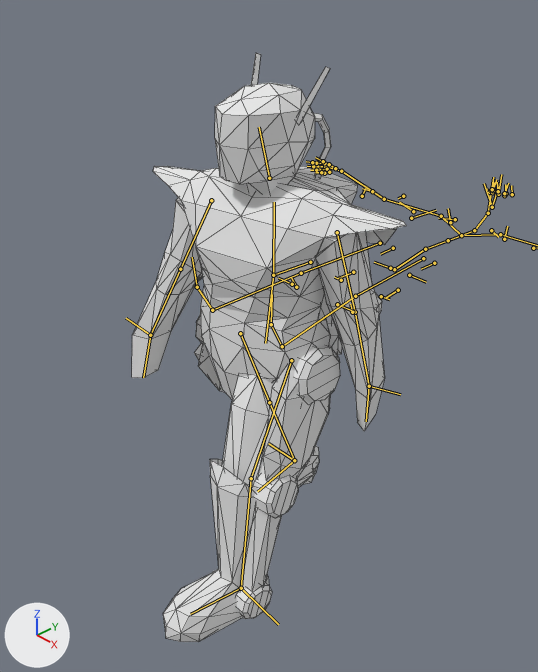
An edit to the Blender file base/models/soldiers/malepower/malepower.blend, drawn before and after from the same camera.
Before and after are seen from a 50 mm camera at (45.6, -39.2, 32.9) aimed at (1.1, 3.7, -2.8). The axes (+X, +Y, +Z) are drawn at lower left. The lights are the same throughout. Both versions are drawn at the pose saved in each file; the numbers are the values there. The bones that bend it are drawn over the model as lines. Mesh edges are drawn as thin lines.

Objects in the first picture: 'powersuit_male'.
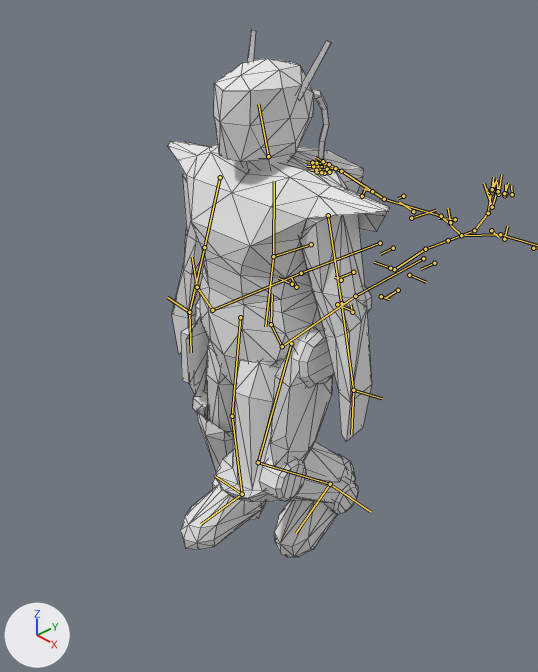
The change in detail:
Bone 'handle' (bone_handle) moves from (0.0, 0.0, 1.9) to (0.0, 0.1, 0.0).
Bone 'Spine_up' (bone_spine_up) turns from (0, 11, 0) to (0, 0, 0) degrees about its own x, y and z.
Bone 'head' (bone_head) turns from (0, -14, 4) to (0, 0, 0) degrees about its own x, y and z.
Bone 'l.arm_up' (bone_l_arm_up) turns from (1, -2, -69) to (8, 3, -65) degrees about its own x, y and z.
Bone 'l.arm_low' (bone_l_arm_low) turns from (-7, 5, -8) to (-7, 0, -5) degrees about its own x, y and z.
Bone 'r.arm_up' (bone_r_arm_up) turns from (22, 3, 62) to (12, 2, 70) degrees about its own x, y and z.
Bone 'r.arm_low' (bone_r_arm_low) turns from (-7, 0, 5) to (-7, -6, 6) degrees about its own x, y and z.
Bone 'l.leg_up' (bone_l_leg_up) turns from (29, -1, 7) to (24, -4, 5) degrees about its own x, y and z.
Bone 'l.leg_low' (bone_l_leg_low) turns from (-2, 2, 12) to (13, 2, 67) degrees about its own x, y and z.
Bone 'l.foot' (bone_l_foot) turns from (0, 0, 0) to (-12, 0, 1) degrees about its own x, y and z.
Bone 'r.leg_up' (bone_r_leg_up) turns from (-23, 1, 2) to (3, 0, -2) degrees about its own x, y and z.
Bone 'r.leg_low' (bone_r_leg_low) turns from (-5, 1, 6) to (-3, -2, -5) degrees about its own x, y and z.
Bone 'r.foot' (bone_r_foot) turns from (-12, 0, -1) to (-5, 0, 0) degrees about its own x, y and z.

Location of each change, [x1, y1, x2, y2] in pixels of the pictures (538 x 672 px):
'powersuit_male', posed (19% narrower, 10% shorter): before [132, 53, 406, 642]; after [168, 29, 389, 557]
bone 'handle', root to tip: before (310, 262) to (273, 275); after (311, 244) to (273, 256)
bone 'Spine_up', root to tip: before (273, 275) to (274, 202); after (273, 256) to (274, 181)
bone 'head', root to tip: before (269, 178) to (259, 127); after (268, 156) to (258, 104)
bone 'l.arm_up', root to tip: before (337, 232) to (355, 312); after (328, 215) to (341, 303)
bone 'l.arm_low', root to tip: before (355, 312) to (369, 386); after (341, 303) to (353, 390)
bone 'r.arm_up', root to tip: before (211, 200) to (180, 269); after (220, 177) to (204, 247)
bone 'r.arm_low', root to tip: before (180, 269) to (150, 335); after (204, 247) to (189, 312)
bone 'l.leg_up', root to tip: before (291, 360) to (251, 478); after (291, 343) to (258, 462)
bone 'l.leg_low', root to tip: before (251, 478) to (241, 588); after (258, 462) to (330, 484)
bone 'l.foot', root to tip: before (241, 588) to (190, 614); after (330, 484) to (296, 533)
bone 'r.leg_up', root to tip: before (240, 333) to (269, 402); after (240, 317) to (232, 416)
bone 'r.leg_low', root to tip: before (269, 402) to (294, 460); after (232, 416) to (242, 494)
bone 'r.foot', root to tip: before (294, 460) to (257, 491); after (242, 494) to (201, 524)
